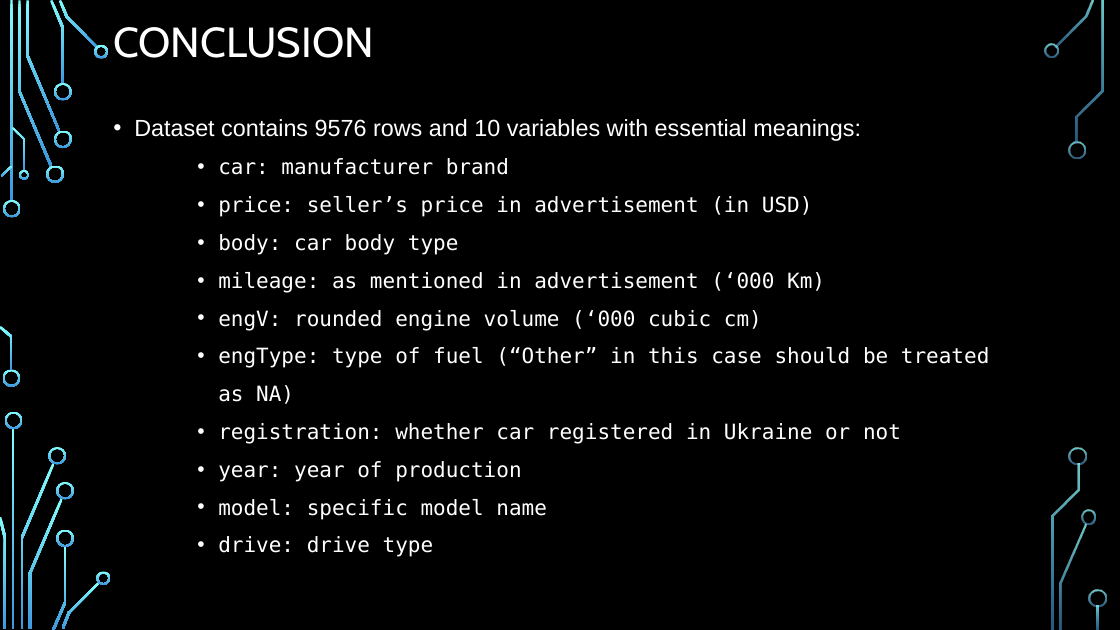
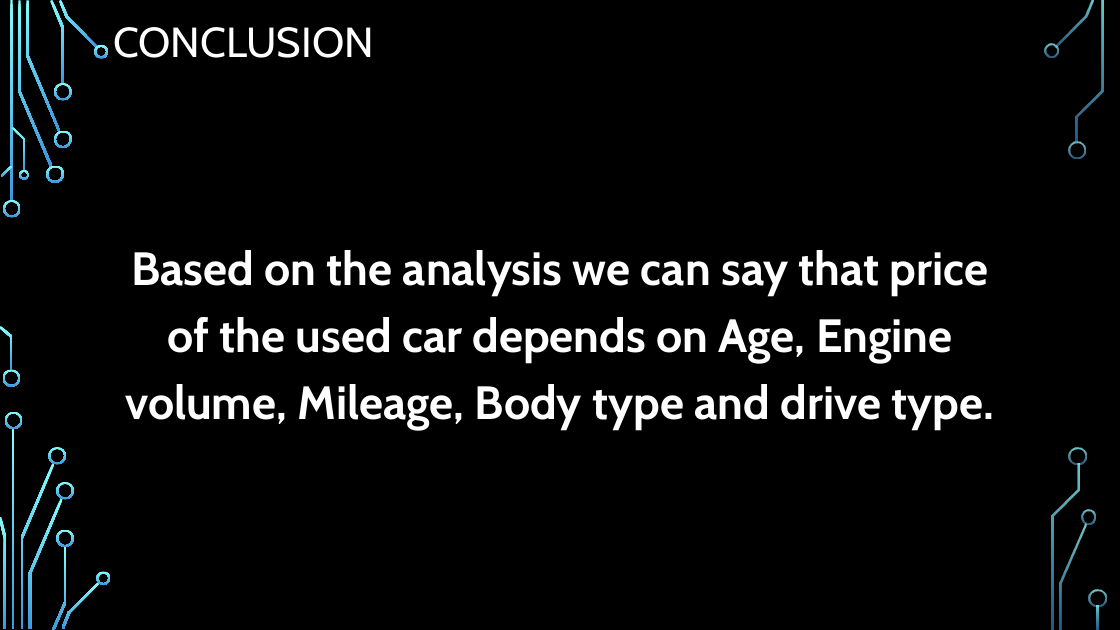
Before and after one commit to dhp6106/insaid-projects, a slide deck: slide 7 of term1/projects/CarSales/Term1-EDAProject-CarSales-DhavalParikh.pptx (slide 24 before the commit). Drawn at 1120x630 pixels with LibreOffice and Linux fonts; fonts in the diff are those of the drawing; background and template pictures are left out. Boxes give left, top, right and bottom in pixels: in the first picture for what was removed or moved away, otherwise in the second. Text is boxed around its words. In the diff, an @@ line names an element or a change of style, - is before the commit and + after.

```diff
--- a/term1/projects/CarSales/Term1-EDAProject-CarSales-DhavalParikh.pptx
+++ b/term1/projects/CarSales/Term1-EDAProject-CarSales-DhavalParikh.pptx
@@ text at (125, 250, 995, 431): text changed; size 18 to 40 pt; font DejaVu Sans Mono to Cabin; bold on @@
-• Dataset contains 9576 rows and 10 variables with essential meanings:
-    • car: manufacturer brand
-    • price: seller’s price in advertisement (in USD)
-    • body: car body type
-    • mileage: as mentioned in advertisement (‘000 Km)
-    • engV: rounded engine volume (‘000 cubic cm)
-    • engType: type of fuel (“Other” in this case should be treated as NA)
-    • registration: whether car registered in Ukraine or not
-    • year: year of production
-    • model: specific model name
-    • drive: drive type
+Based on the analysis we can say that price of the used car depends on Age, Engine volume, Mileage, Body type and drive type.
```
Also in this commit, not shown: 5 other slides changed, 10 slides added, 8 slides removed, 8 other files.
